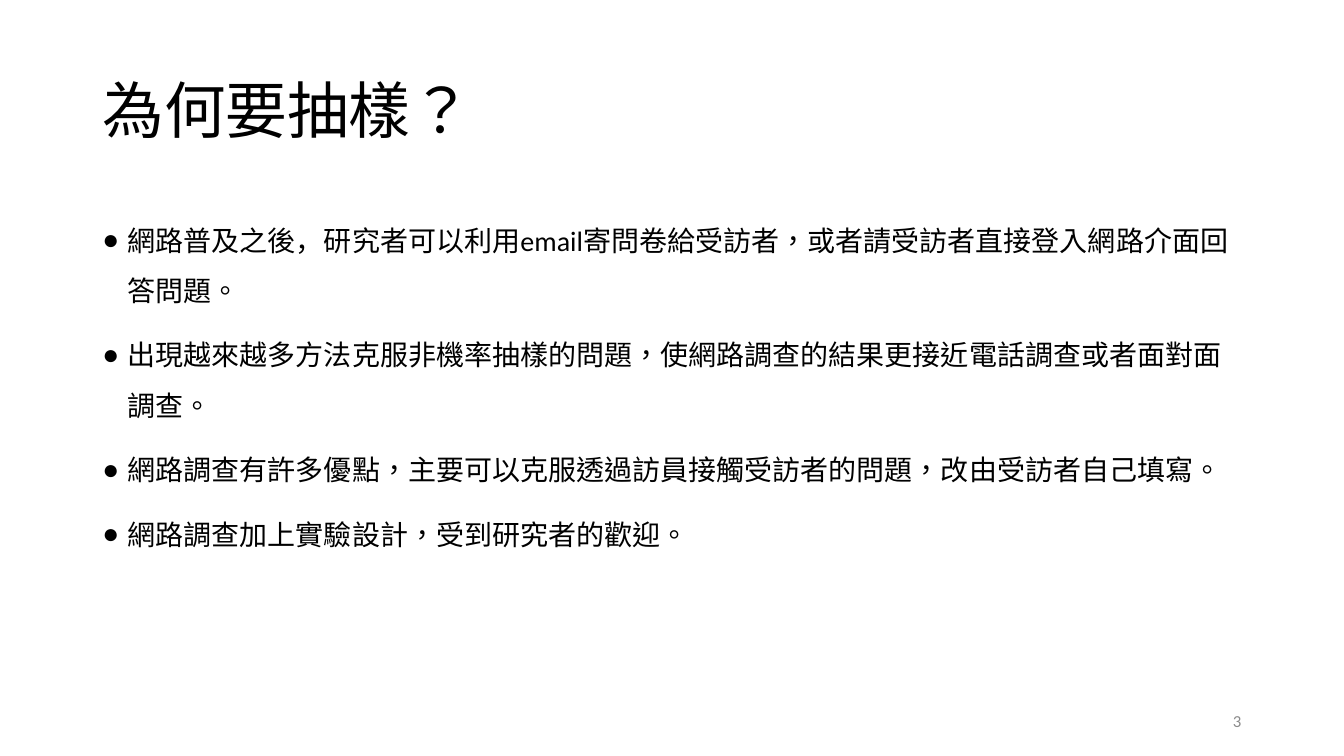
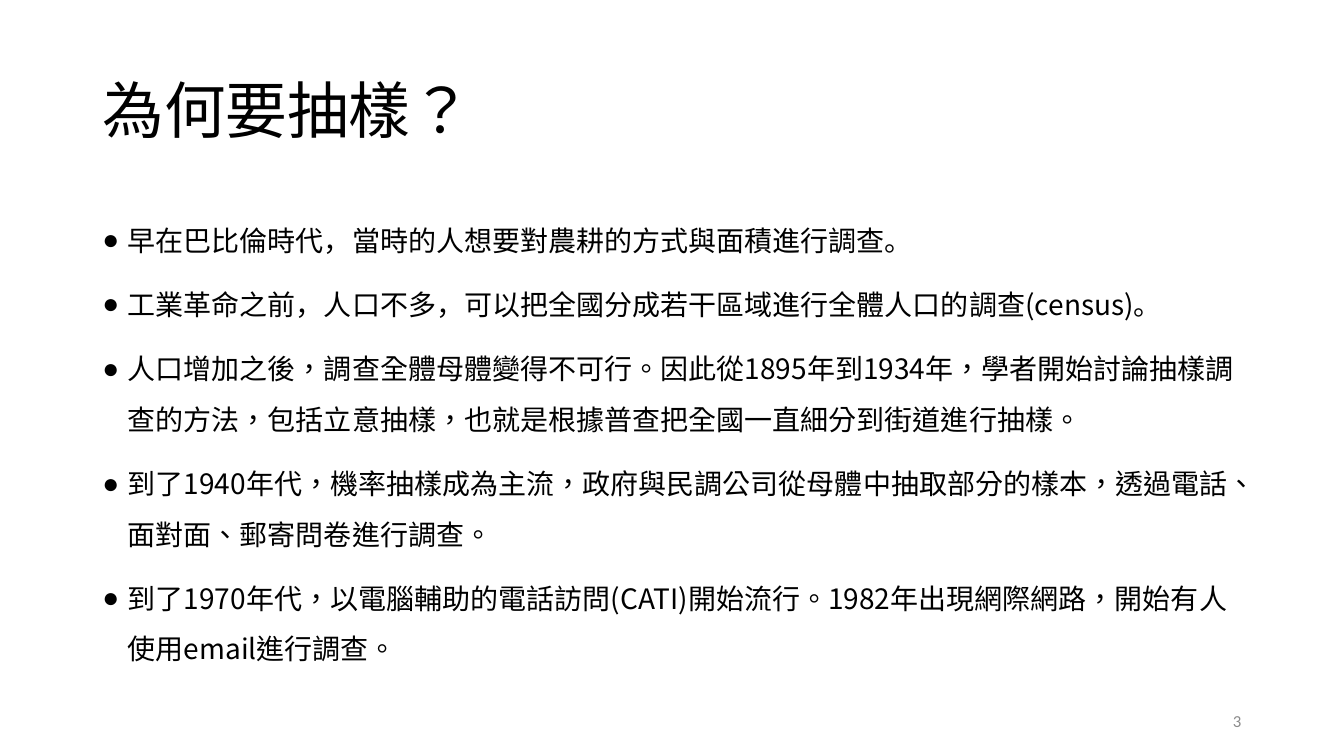
Before and after one commit to TsaiChiahung/PublicOpinion2026, a slide deck: slide 3 of 投影片/民意與調查Week5.pptx. Drawn at 1344x756 pixels with LibreOffice and Linux fonts; fonts in the diff are those of the drawing. Boxes give left, top, right and bottom in pixels: in the first picture for what was removed or moved away, otherwise in the second. Text is boxed around its words. In the diff, an @@ line names an element or a change of style, - is before the commit and + after.

```diff
--- a/投影片/民意與調查Week5.pptx
+++ b/投影片/民意與調查Week5.pptx
@@ text at bbox=[128, 227, 1256, 662]: text changed; font Calibri to Noto Sans CJK TC @@
-● 網路普及之後，研究者可以利用email寄問卷給受訪者，或者請受訪者直接登入網路介面回答問題。
-● 出現越來越多方法克服非機率抽樣的問題，使網路調查的結果更接近電話調查或者面對面調查。
-● 網路調查有許多優點，主要可以克服透過訪員接觸受訪者的問題，改由受訪者自己填寫。
-● 網路調查加上實驗設計，受到研究者的歡迎。
+● 早在巴比倫時代，當時的人想要對農耕的方式與面積進行調查。
+● 工業革命之前，人口不多，可以把全國分成若干區域進行全體人口的調查(census)。
+● 人口增加之後，調查全體母體變得不可行。因此從1895年到1934年，學者開始討論抽樣調查的方法，包括立意抽樣，也就是根據普查把全國一直細分到街道進行抽樣。
+● 到了1940年代，機率抽樣成為主流，政府與民調公司從母體中抽取部分的樣本，透過電話、面對面、郵寄問卷進行調查。
+● 到了1970年代，以電腦輔助的電話訪問(CATI)開始流行。1982年出現網際網路，開始有人使用email進行調查。
```
Also in this commit, not shown: 1 other slide changed, 6 slides added.
